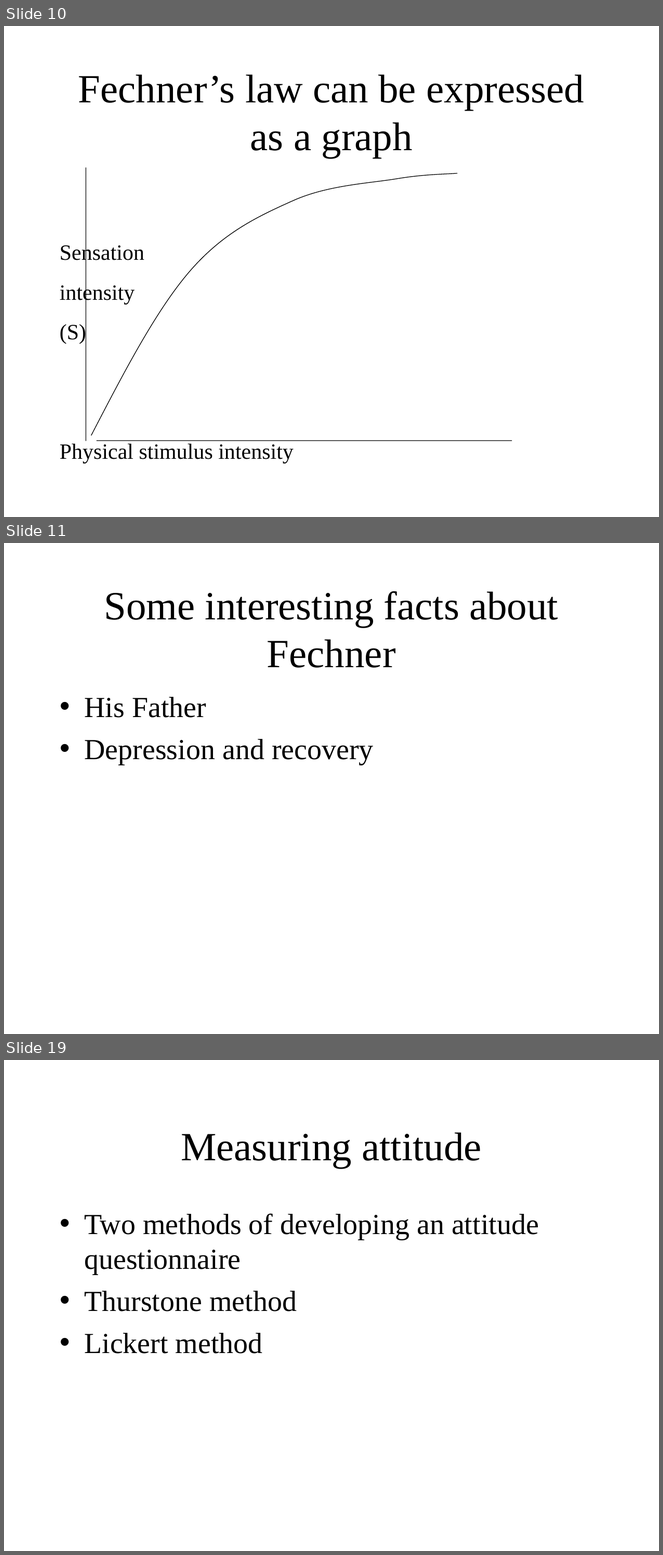
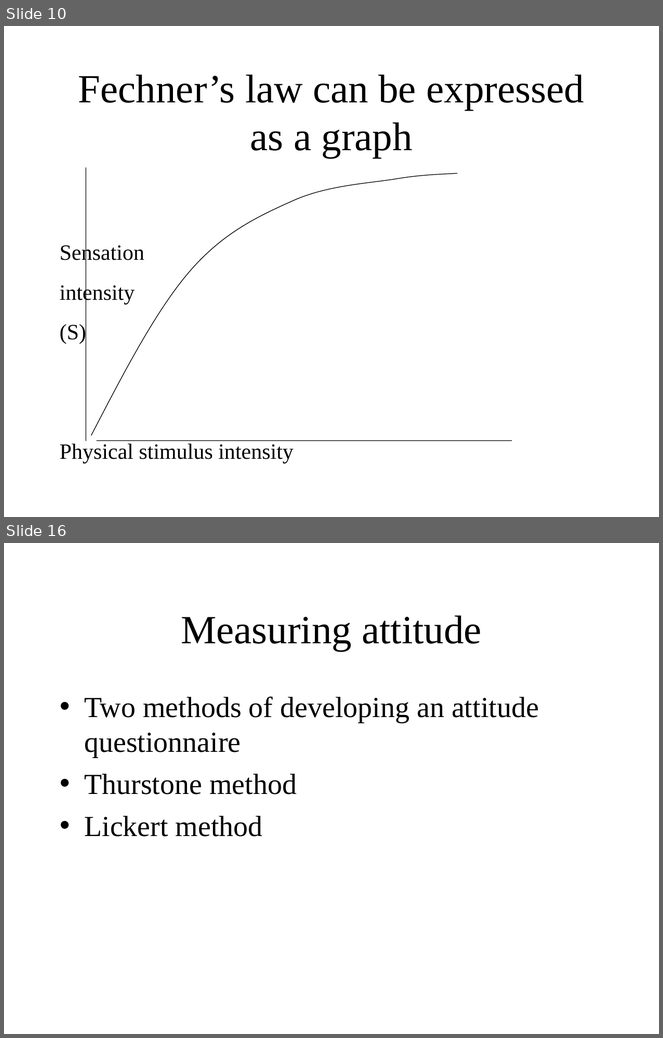
Before and after one commit to ajwills72/critical-thinking, a slide deck: src/measurement.odp. Shown one above the other, each under a label of ours: slides 10, 11 and 19 before the commit, slides 10 and 16 after it; the slides between them are not shown. The pictures are 663x1555 and 663x1038 pixels, drawn with LibreOffice and Linux fonts; fonts in the diff are those of the drawing. Boxes give left, top, right and bottom in pixels: in the first picture for what was removed or moved away, otherwise in the second. Text is boxed around its words. In the diff, an @@ line names an element or a change of style, - is before the commit and + after.

```diff
--- a/src/measurement.odp
+++ b/src/measurement.odp
@@ slide 11 removed at box(4, 543, 659, 1034), background #FFFFFF @@
@@ title removed at box(104, 591, 558, 668) @@
-Some interesting facts about Fechner
@@ text removed at box(84, 697, 374, 765) @@
-• His Father
-• Depression and recovery
@@ what was slide 19 is now slide 16 @@
```
Also in this commit, not shown: 8 slides changed, 3 other slides removed, 1 other file.
